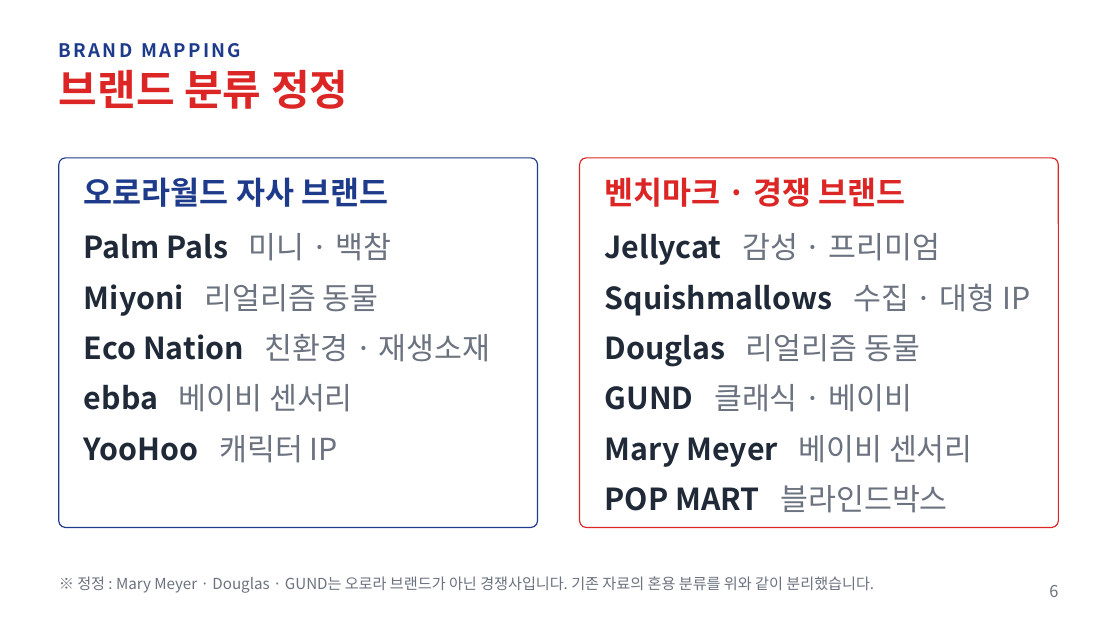
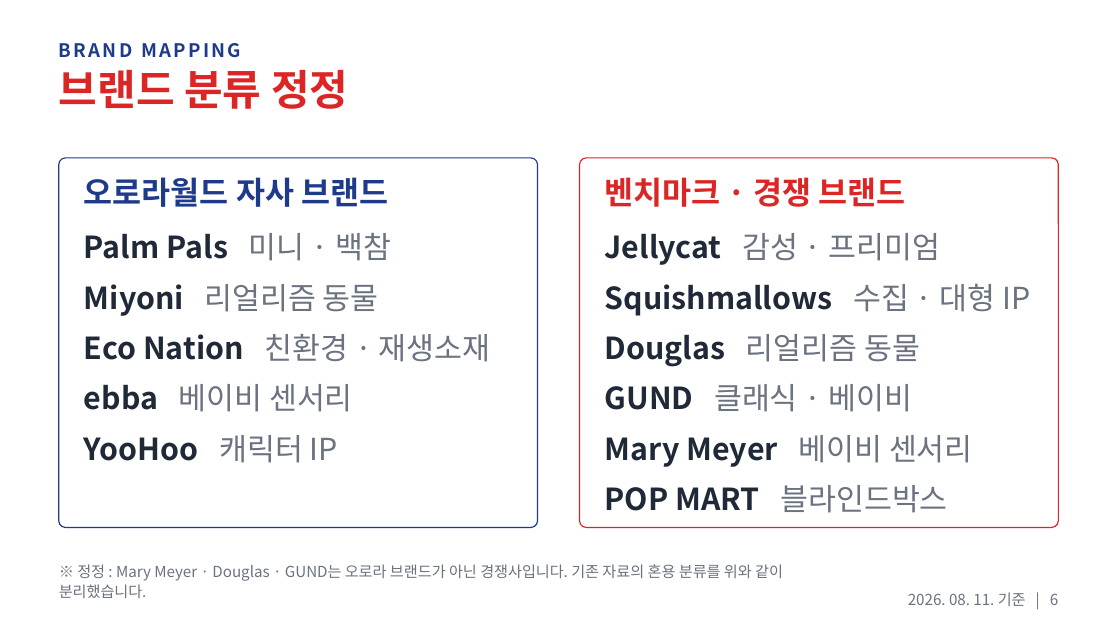
Before and after one commit to JOHENRIM/notion, a slide deck: slide 6 of reports/Aurora_Amazon_Plush_Ranking_Analysis.pptx. Drawn at 1120x630 pixels with LibreOffice and Linux fonts; fonts in the diff are those of the drawing. Boxes give left, top, right and bottom in pixels: in the first picture for what was removed or moved away, otherwise in the second. Text is boxed around its words. In the diff, an @@ line names an element or a change of style, - is before the commit and + after.

```diff
--- a/reports/Aurora_Amazon_Plush_Ranking_Analysis.pptx
+++ b/reports/Aurora_Amazon_Plush_Ranking_Analysis.pptx
@@ text "※ 정정 : Mary Meyer ...": place and size @@
-text "※ 정정 : Mary Meyer ..." at <box>77,576,874,593</box>
+text "※ 정정 : Mary Meyer ..." at <box>59,564,783,598</box>
@@ text "※ 정정 : Mary Meyer ..." at <box>59,564,783,598</box>: line spacing 1 to 17pt @@
@@ text at <box>908,592,1058,606</box>: text changed; size 14 to 13 pt @@
-6
+2026. 08. 11. 기준 | 6
```
Also in this commit, not shown: 8 other slides changed, 1 other file.
